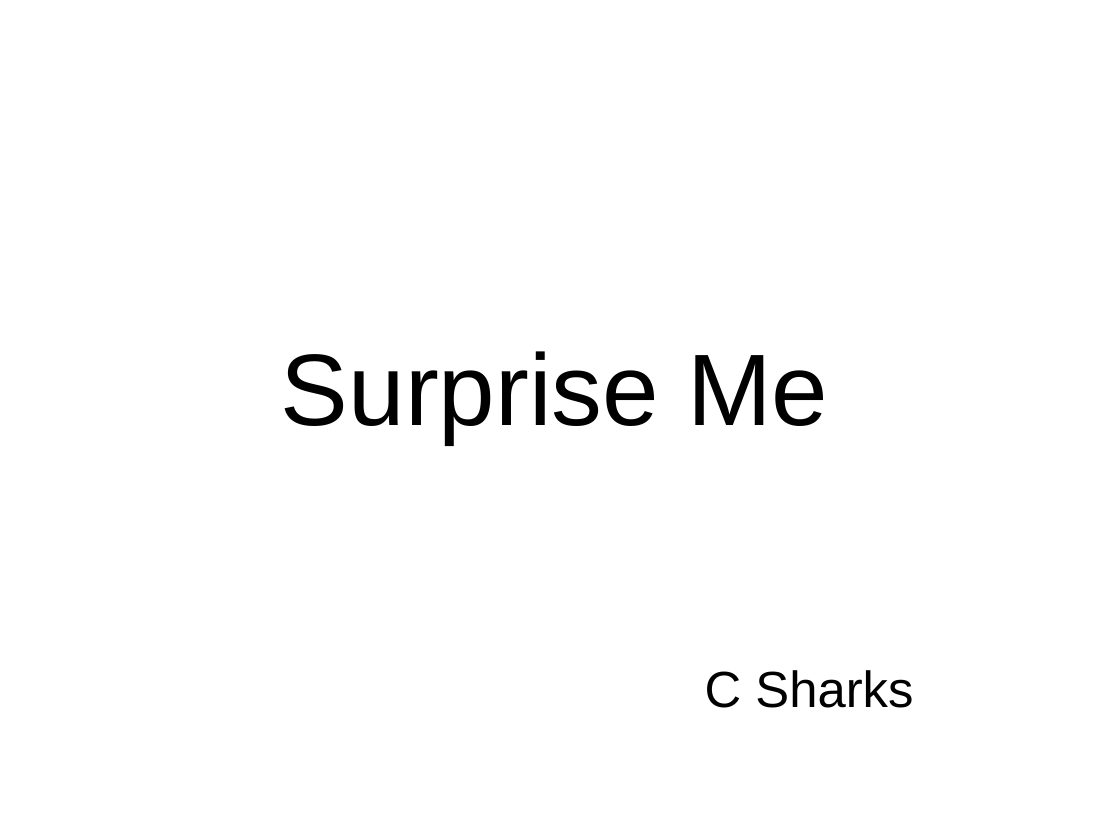
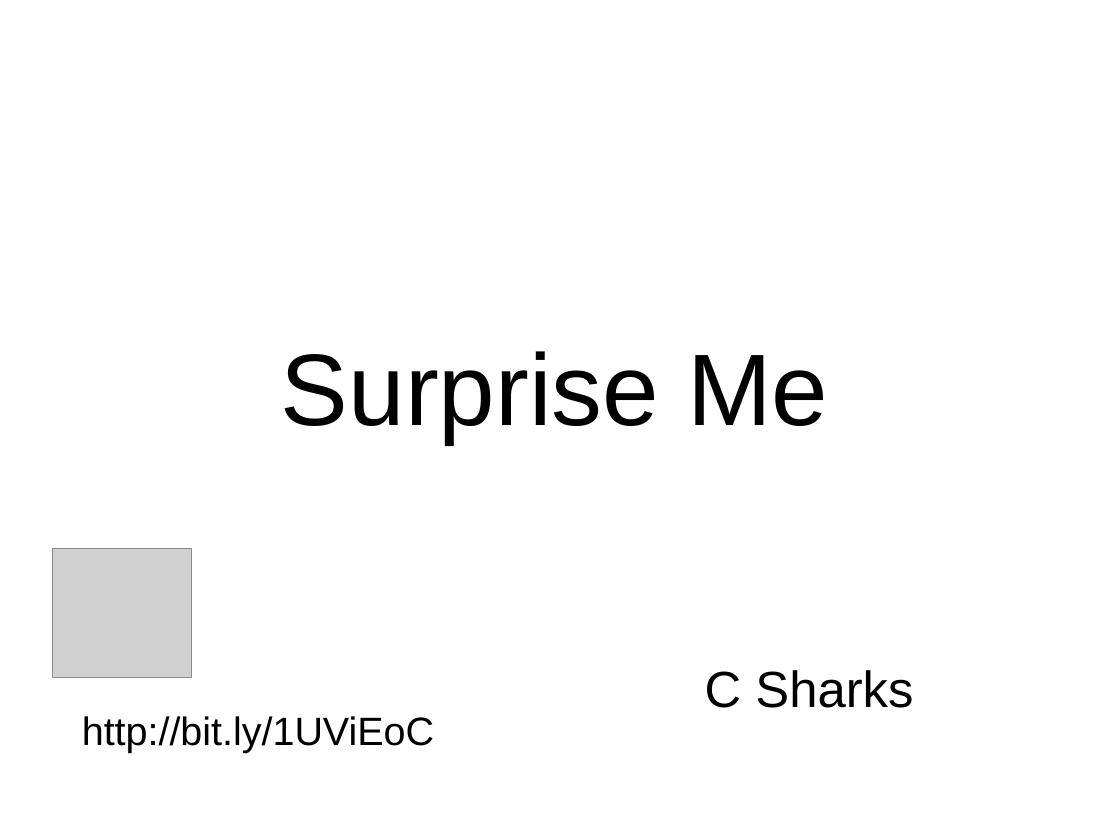
Before and after one commit to srhrshr/surprise-me, a slide deck: slide 1 of SurpriseMe.pptx. Drawn at 1120x840 pixels with LibreOffice and Linux fonts; fonts in the diff are those of the drawing; grey boxes stand for pictures. Boxes give left, top, right and bottom in pixels: in the first picture for what was removed or moved away, otherwise in the second. Text is boxed around its words. In the diff, an @@ line names an element or a change of style, - is before the commit and + after.

```diff
--- a/SurpriseMe.pptx
+++ b/SurpriseMe.pptx
@@ picture added at [53,549,191,678] @@
@@ text added at [82,716,434,753], 28 pt, text #000000 @@
+http://bit.ly/1UViEoC
```
Also in this commit, not shown: 1 other slide changed.
